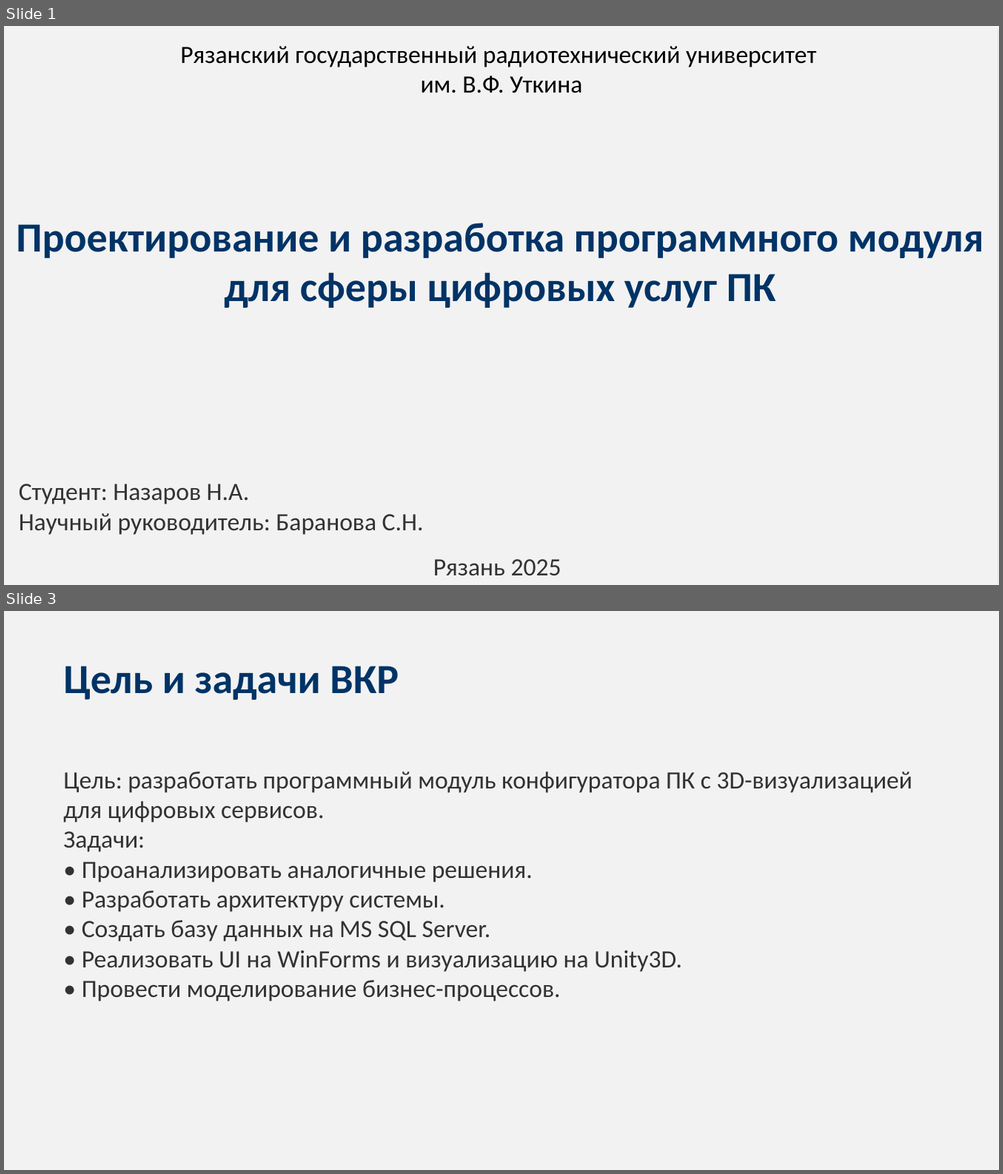
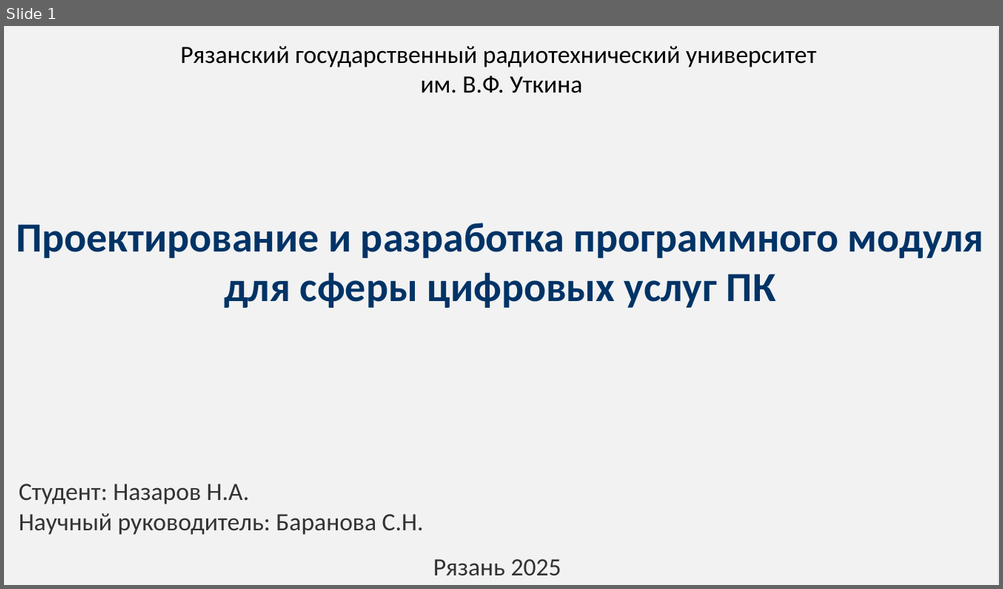
Before and after one commit to NzrvXO/Diplom, a slide deck: Презентация конференция/Презентация_Диплом_Template_Full.pptx. Shown one above the other, each under a label of ours: slides 1 and 3 before the commit, slide 1 after it; the slides between them are not shown. The pictures are 1003x1174 and 1003x589 pixels, drawn with LibreOffice and Linux fonts; fonts in the diff are those of the drawing. Boxes give left, top, right and bottom in pixels: in the first picture for what was removed or moved away, otherwise in the second. Text is boxed around its words. In the diff, an @@ line names an element or a change of style, - is before the commit and + after.

```diff
--- a/Презентация конференция/Презентация_Диплом_Template_Full.pptx
+++ b/Презентация конференция/Презентация_Диплом_Template_Full.pptx
@@ slide 3 removed at [4,611,999,1170], background #FFFFFF @@
@@ rectangle removed at [4,611,999,1170] @@
@@ text removed at [63,666,398,700] @@
-Цель и задачи ВКР
@@ text removed at [63,772,912,1002] @@
-Цель: разработать программный модуль конфигуратора ПК с 3D-визуализацией для цифровых сервисов.
-Задачи:
-• Проанализировать аналогичные решения.
-• Разработать архитектуру системы.
-• Создать базу данных на MS SQL Server.
-• Реализовать UI на WinForms и визуализацию на Unity3D.
-• Провести моделирование бизнес-процессов.
```
Also in this commit, not shown: 1 slide changed, 10 slides added, 1 other slide removed, 3 other files.
